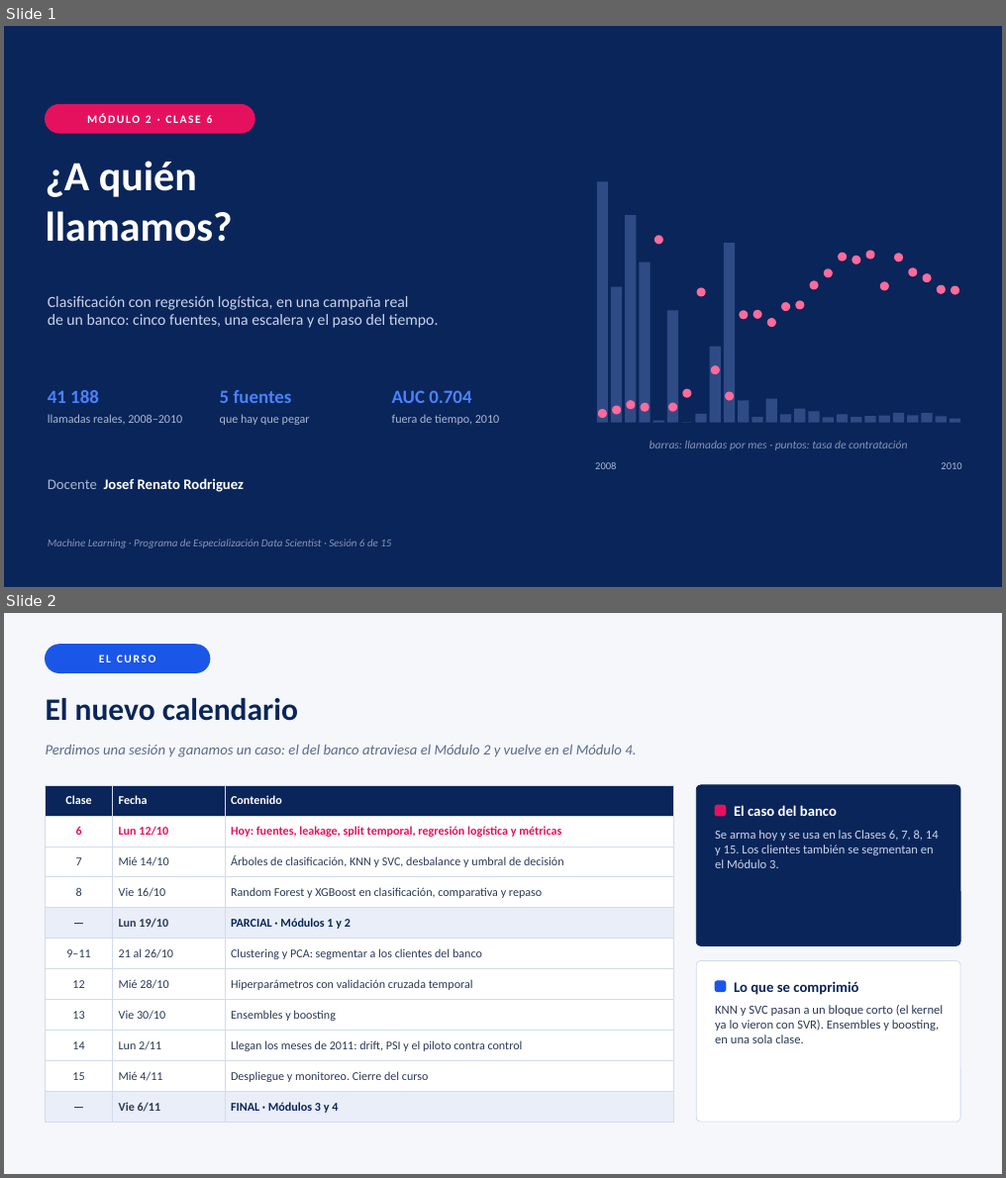
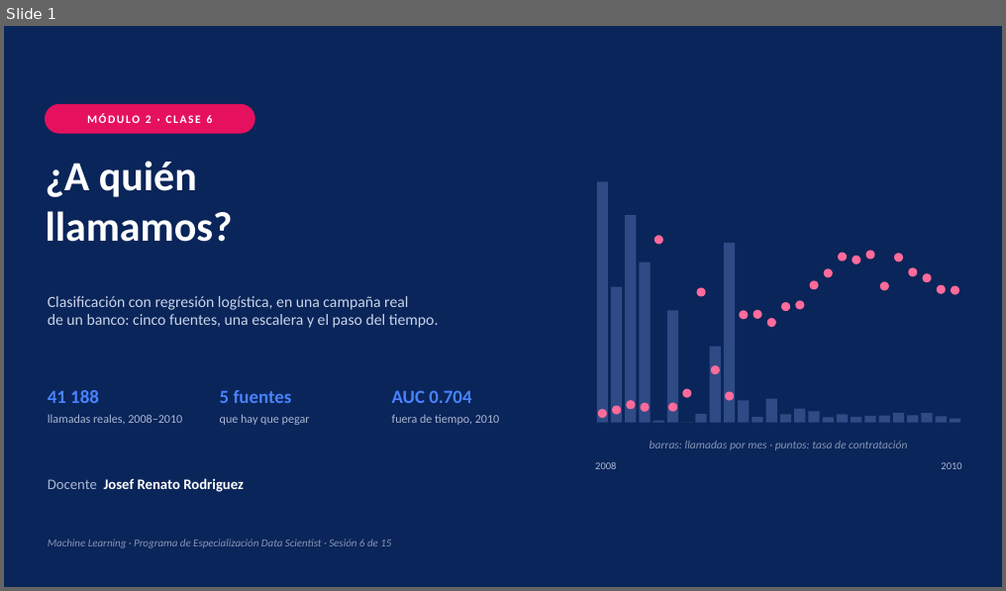
Before and after one commit to josefrodrim/Super_ML_course, a slide deck: Clase_6/PPT/Clase06_Logistica_Campana.pptx. Shown one above the other, each under a label of ours: slides 1 and 2 before the commit, slide 1 after it. The pictures are 1006x1178 and 1006x591 pixels, drawn with LibreOffice and Linux fonts; fonts in the diff are those of the drawing. Boxes give left, top, right and bottom in pixels: in the first picture for what was removed or moved away, otherwise in the second. Text is boxed around its words. In the diff, an @@ line names an element or a change of style, - is before the commit and + after.

Commit message:
Clase 6 Clasificacion

```diff
--- a/Clase_6/PPT/Clase06_Logistica_Campana.pptx
+++ b/Clase_6/PPT/Clase06_Logistica_Campana.pptx
@@ slide 2 removed at box(4, 613, 1002, 1174), background #F5F7FB @@
@@ rounded rectangle removed at box(46, 645, 210, 672) @@
@@ text removed at box(99, 655, 156, 663) @@
-EL CURSO
@@ text removed at box(46, 698, 298, 721) @@
-El nuevo calendario
@@ text removed at box(46, 745, 636, 758) @@
-Perdimos una sesión y ganamos un caso: el del banco atraviesa el Módulo 2 y vuelve en el Módulo 4.
@@ table removed at box(46, 785, 674, 1117), 11 rows, 3 columns @@
-Clase | Fecha | Contenido
-6 | Lun 12/10 | Hoy: fuentes, leakage, split temporal, regresión logística y métricas
-7 | Mié 14/10 | Árboles de clasificación, KNN y SVC, desbalance y umbral de decisión
-8 | Vie 16/10 | Random Forest y XGBoost en clasificación, comparativa y repaso
-— | Lun 19/10 | PARCIAL · Módulos 1 y 2
-9–11 | 21 al 26/10 | Clustering y PCA: segmentar a los clientes del banco
-12 | Mié 28/10 | Hiperparámetros con validación cruzada temporal
-13 | Vie 30/10 | Ensembles y boosting
-14 | Lun 2/11 | Llegan los meses de 2011: drift, PSI y el piloto contra control
-15 | Mié 4/11 | Despliegue y monitoreo. Cierre del curso
-— | Vie 6/11 | FINAL · Módulos 3 y 4
@@ rounded rectangle removed at box(696, 785, 960, 947) @@
@@ rounded rectangle removed at box(715, 805, 726, 816) @@
@@ text removed at box(734, 805, 837, 816) @@
-El caso del banco
@@ text removed at box(715, 830, 939, 868) @@
-Se arma hoy y se usa en las Clases 6, 7, 8, 14 y 15. Los clientes también se segmentan en el Módulo 3.
@@ rounded rectangle removed at box(696, 961, 960, 1122) @@
@@ rounded rectangle removed at box(715, 981, 726, 992) @@
@@ text removed at box(734, 981, 858, 995) @@
-Lo que se comprimió
@@ text removed at box(715, 1005, 944, 1044) @@
-KNN y SVC pasan a un bloque corto (el kernel ya lo vieron con SVR). Ensembles y boosting, en una sola clase.
```
Also in this commit, not shown: 9 slides changed.
